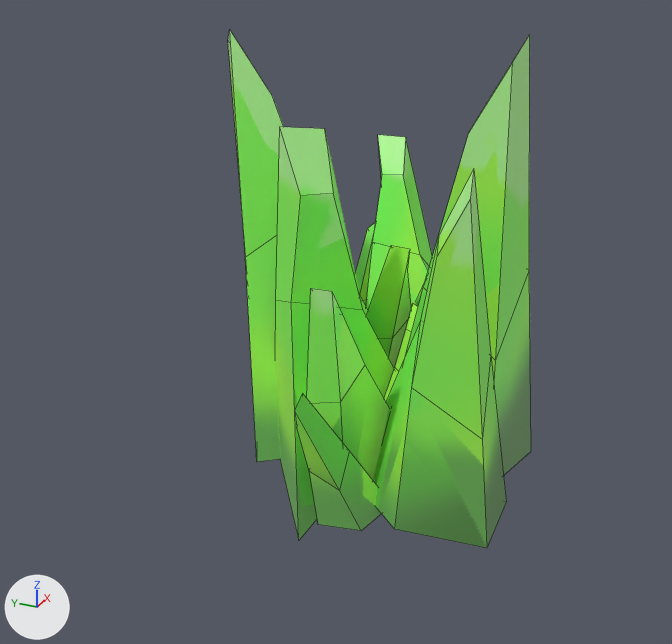
Renders of the FBX model Pokemon/Assets/modeller/græs.fbx from each side of a commit.
One viewpoint serves both versions: a 50 mm camera at (-1.539, -0.524, 1.043) aimed at (-0.013, 0.162, 0.28). Lighting does not change. The marker at lower left points along +X, +Y and +Z. Mesh edges are drawn as thin lines. Where no turn or scale is listed for an object, it has been applied to the vertices.
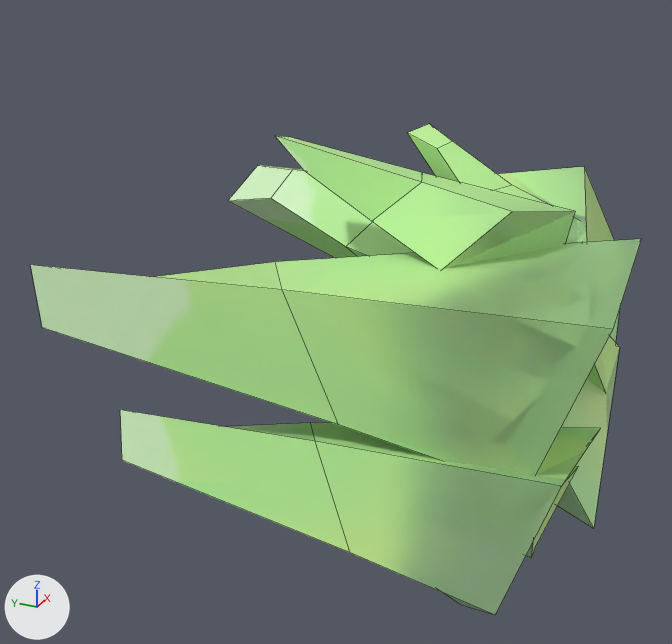
Where the newer file only moved an object's origin or applied its transform, the numbers keep the older frame.

Where the change shows, as pixel boxes (x1, y1, x2, y2) in the pictures (672 x 644 px):
'Cube.009', surface changed, recoloured, reshaped (101% wider)
    before: (228, 30, 531, 548)
    after: (31, 124, 641, 615)

The change, as a diff of the scene's bpy script:
```diff
--- a/Pokemon/Assets/modeller/græs.fbx.py
+++ b/Pokemon/Assets/modeller/græs.fbx.py
@@ img_græs_png @@
-img_græs_png = load_image('græs.png', '../Modeller/textures/græs.png', 1024, 1024, 'sRGB')
+img_græs_png = load_image('græs.png', '../Modeller/textures/græs.png', 1024, 1024, 'Non-Color')
@@ mat_material_003 @@
+mat_material_003 = bpy.data.materials.new('Material.003')
+# uses the picture img_græs_png
@@ me_cube_010 @@
 me_cube_010.from_pydata(...)  # 120 vertices, 100 faces; spans x -0.132..0.496, y -0.277..0.394, z -0.271..0.614
 # used by ob_cube_009; location = (-0.234, 0.043, 0.232)
-me_cube_010.materials.append(mat_material_001)  # picture img_græs_png
+# me_cube_010 part 1: the whole mesh is multiplied about its middle by the matrix ((0.191, 1.215, -0.012), (-0.136, 0.033, 1.222), (1.207, -0.189, 0.14)), then moved by (0.102, 0.035, -0.131)
+me_cube_010.materials.append(mat_material_003)
```
